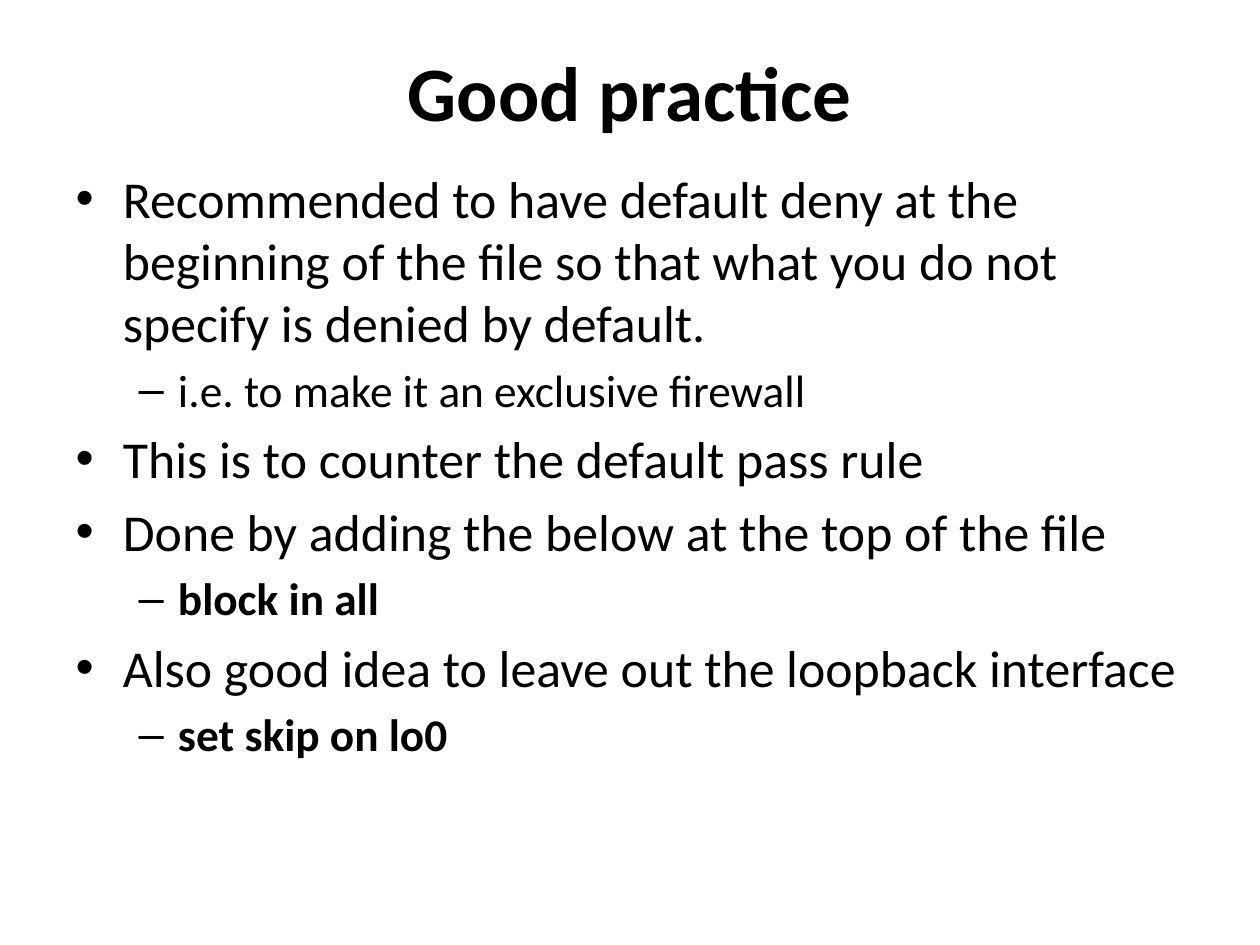
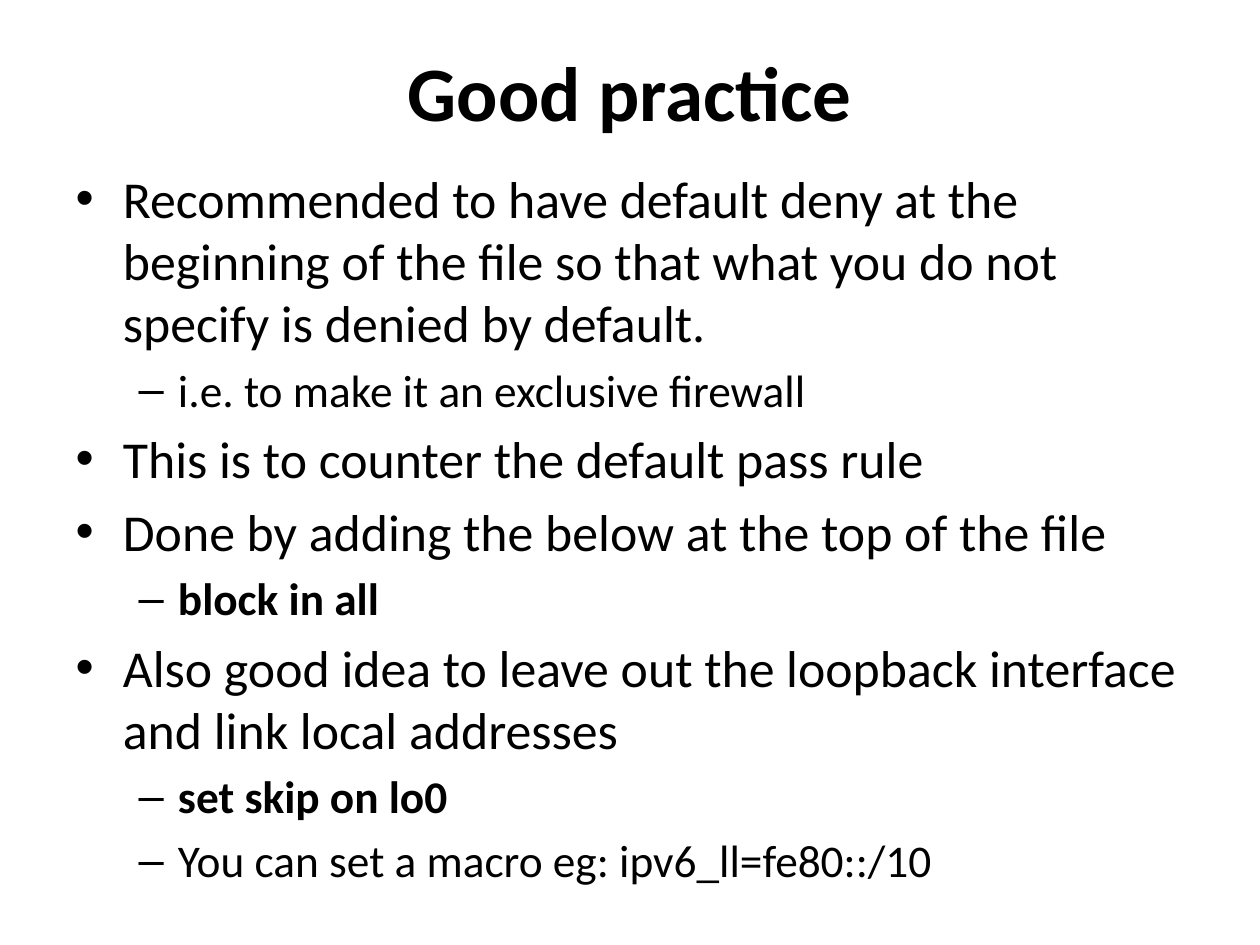
Before and after one commit to afnog/sse, a slide deck: slide 16 of firewalls/Firewalling in FreeBSD-v1.pptx. Drawn at 1260x945 pixels with LibreOffice and Linux fonts; fonts in the diff are those of the drawing. Boxes give left, top, right and bottom in pixels: in the first picture for what was removed or moved away, otherwise in the second. Text is boxed around its words. In the diff, an @@ line names an element or a change of style, - is before the commit and + after.

Commit message:
/ ‘firewalls/Firewalling in FreeBSD-v1.pptx’

```diff
--- a/firewalls/Firewalling in FreeBSD-v1.pptx
+++ b/firewalls/Firewalling in FreeBSD-v1.pptx
@@ text at (123, 651, 1175, 750): text changed @@
-• Also good idea to leave out the loopback interface
+• Also good idea to leave out the loopback interface and link local addresses
@@ text at (178, 845, 931, 885): paragraph added @@
+  – You can set a macro eg: ipv6_ll=fe80::/10
```
